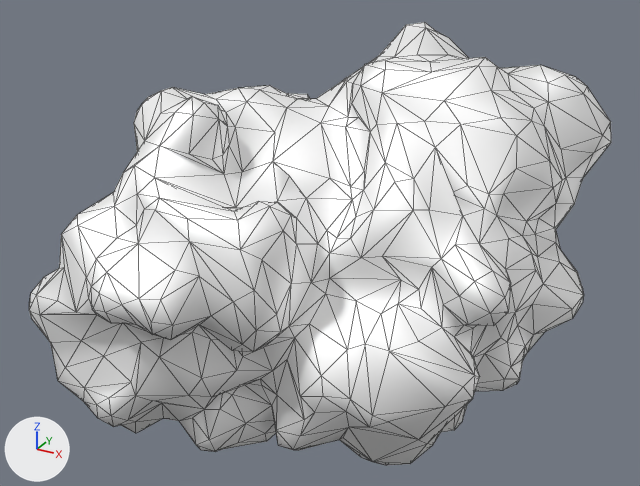
What one commit did to the glTF model assets/Stat_2.glb.
Before and after are seen from a 50 mm camera at (7.38, -9.0, 4.66) aimed at (2.54, -0.19, 0.25). The lights are fixed; the arrows at lower left show +X, +Y and +Z. Mesh edges are drawn as thin lines. Vertices at the same position are counted once.

In view in the first picture: 'STAT_2'.
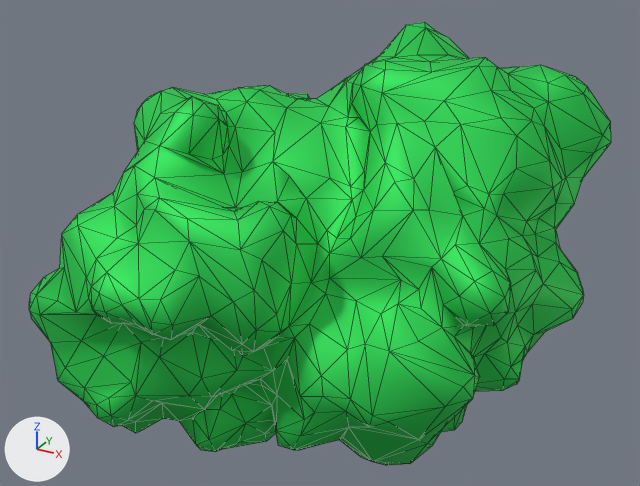
The change, as a list of edits to the scene's bpy script:
```text
Add img_color_pallete:
    img_color_pallete = load_image('Color Pallete', '_unpacked/Color_Pallete', 476, 446, 'sRGB')
Change mat_color_pallete:
    remove mat_color_pallete.base_color = (1.0, 1.0, 1.0)  # white #ffffff
    add mat_color_pallete.texture = img_color_pallete
Change me_mesh_10:
    where me_mesh_10.from_pydata(...)  # 957 vertices, 1910 faces; spans x -3.03..3.06, y -3.02..2.68, z -2.35..2.73
    used by ob_stat_2; location = (2.53, 0.0, 0.09)
    me_mesh_10 part 1: texture (UV) coordinates of 1910 of 1910 faces, centred in x -3.01..3.03, y -3.0..2.65, z -2.33..2.71, changed; they spanned u 0.52..0.54, v 0.34..0.36 and now span u 0.65..0.66, v 0.4..0.42
```

Where the change shows, as pixel boxes [x1, y1, x2, y2] in the pictures (640 x 486 px):
'STAT_2', surface changed (white to green): [29, 22, 611, 465] in both
